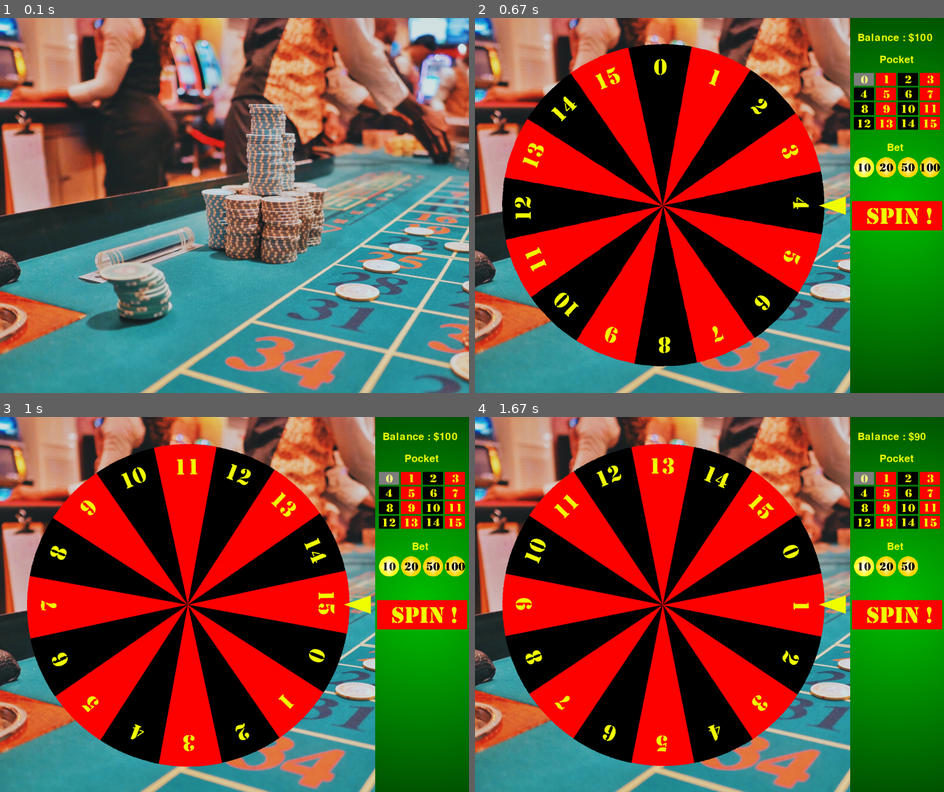
Above: before the commit, frames 1-4 (two rows, left to right).
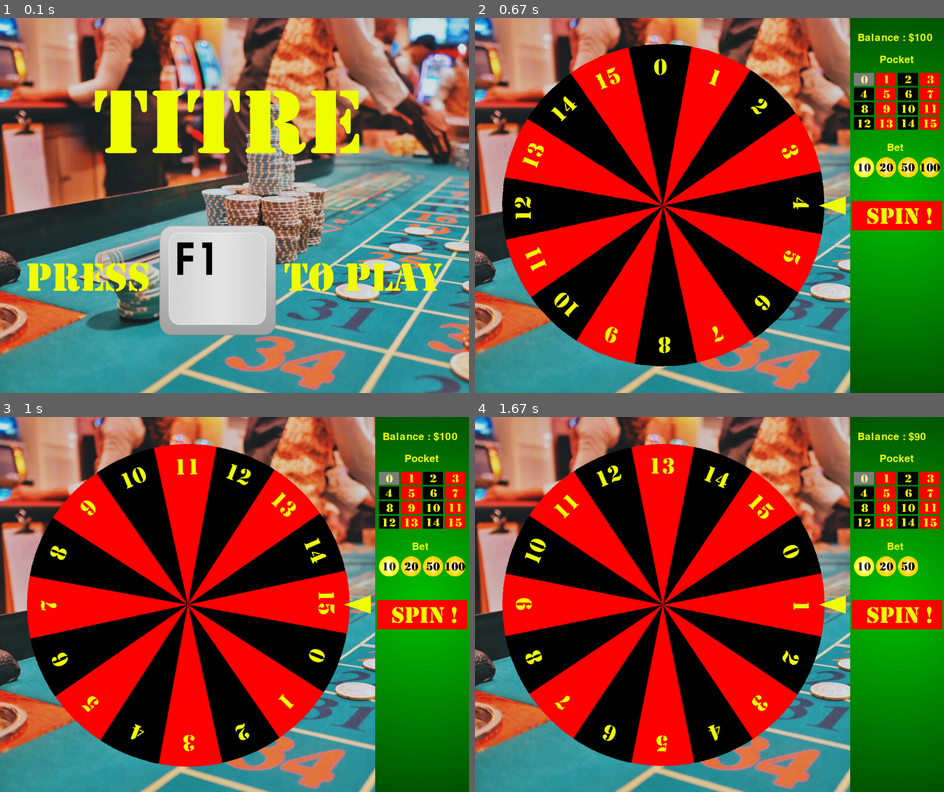
Above: after the commit, the same moments.

Repository: mehradn7/cryptocasino
Game: pygame game, started from main.py
Two runs of this game, one before a commit and one after it. Both use one fixed random seed, a clock stepped at 60 frames per second and the inputs below.
Inputs (mouse positions are in pixels of both pictures, inside the frame that each line leads up to):
- Up to frame 1 (0.1 s): no input
- Up to frame 2 (0.67 s): hold F1 from 0.33 s (still down); move the mouse to (690, 220) at 0.37 s
- Up to frame 3 (1 s): release F1 at 0.8 s; tap Space at 0.83 s
- Up to frame 4 (1.67 s): no input

The runs differ from the first frame. In frame 1, 15% of the frame differs, in the area x 5-95%, y 19-85%; in frame 2, nothing differs; in frame 3, nothing differs; in frame 4, nothing differs.

Commit message:
added main menu screen, removed useless escape button

Diff:
--- a/events.py
+++ b/events.py
@@ -24,11 +24,6 @@
             self.window_manager.initSideMenu(self.model)
 
     def manageRoulette(self, event):
-        if (event.type == pygame.KEYDOWN and event.key == pygame.K_ESCAPE):
-            self.state = "Menu"
-            self.window_manager.initMainMenu()
-            # BUG : REDESSINER LA ROUE CORRECTEMENT
-
         if (event.type == pygame.KEYDOWN and event.key == pygame.K_SPACE):
             self.state = "Rolling"
 
--- a/params.py
+++ b/params.py
@@ -13,6 +13,7 @@
 BET_BUTTON_HEIGHT = 55
 
 # Images
+IMAGE_MAIN_MENU = "images/accueil.png"
 IMAGE_FOND_CASINO = "images/casino.png"
 IMAGE_FOND_ROULETTE = "images/fondbleu.png"
 IMAGE_FOND_SIDEMENU = "images/tapis.png"
--- a/view/interface.py
+++ b/view/interface.py
@@ -11,6 +11,7 @@
 class WindowManager:
     def __init__(self):
         self.window = pygame.display.set_mode((WINDOW_WIDTH, WINDOW_HEIGHT))
+        self.main_menu = pygame.image.load(IMAGE_MAIN_MENU).convert_alpha()
         self.fond_casino = pygame.image.load(IMAGE_FOND_CASINO).convert()
         self.fond_roulette = pygame.image.load(IMAGE_FOND_ROULETTE).convert()
         self.fond_sidemenu = pygame.image.load(IMAGE_FOND_SIDEMENU).convert()
@@ -35,7 +36,7 @@
     def initMainMenu(self):
         pygame.display.set_caption(GAME_TITLE)
         self.window.blit(self.fond_casino, (0, 0))
-        #todo blit main menu image (press F1 to start)
+        self.window.blit(self.main_menu, (0, 0))
         pygame.display.flip()
 
     def createPocketButton(self, model, i, j):
